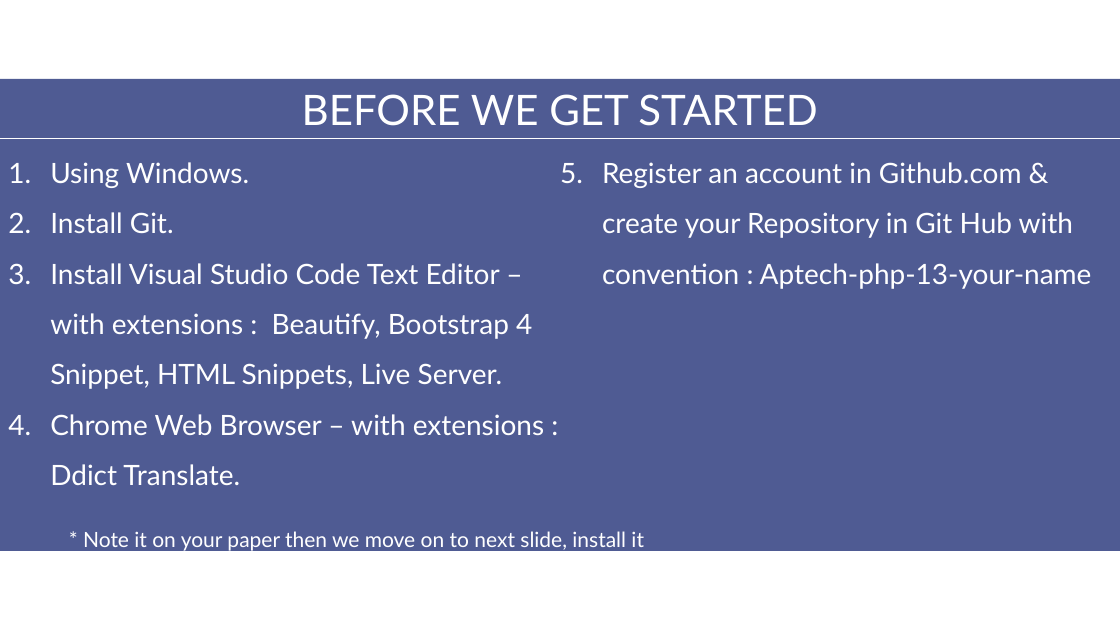
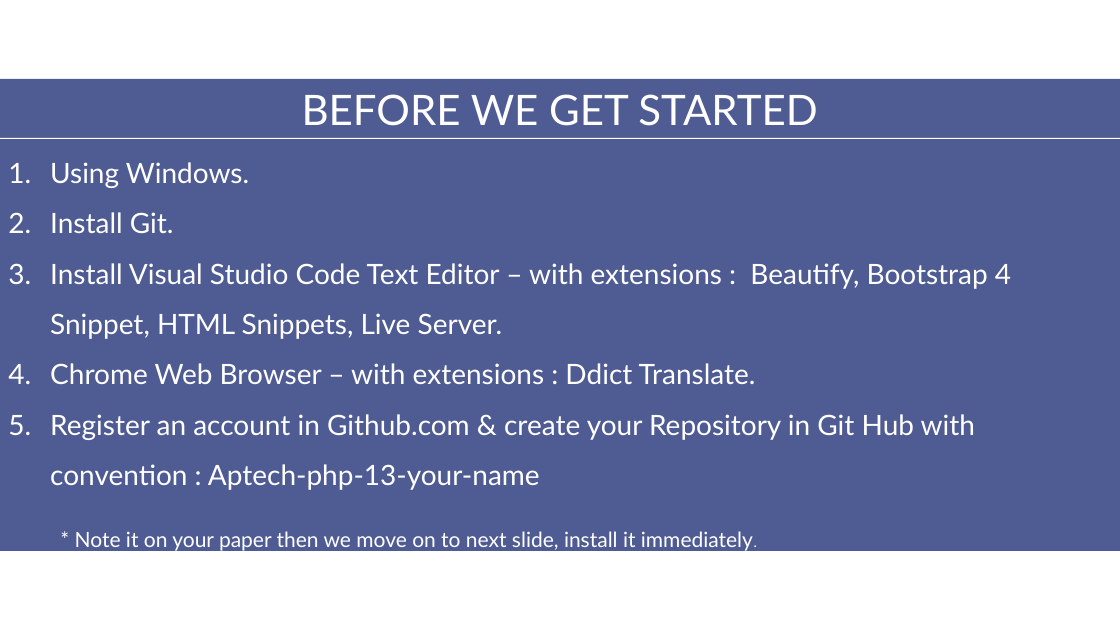
Before and after one commit to aptech-php/aptech-php-course, a slide deck: slide 2 of HTML-CSS-JS/slides/2-HTML.pptx. Drawn at 1120x630 pixels with LibreOffice and Linux fonts; fonts in the diff are those of the drawing. Boxes give left, top, right and bottom in pixels: in the first picture for what was removed or moved away, otherwise in the second. Text is boxed around its words. In the diff, an @@ line names an element or a change of style, - is before the commit and + after.

Commit message:
added 2-HTML

```diff
--- a/HTML-CSS-JS/slides/2-HTML.pptx
+++ b/HTML-CSS-JS/slides/2-HTML.pptx
@@ text "Using Windows." at [50,162,1011,490]: columns 2 to 1 @@
@@ text "* Note it on your ..." rewrapped from [83,531,644,551] to [75,531,753,551] @@
```
Also in this commit, not shown: 16 other slides changed, 4 other files.
